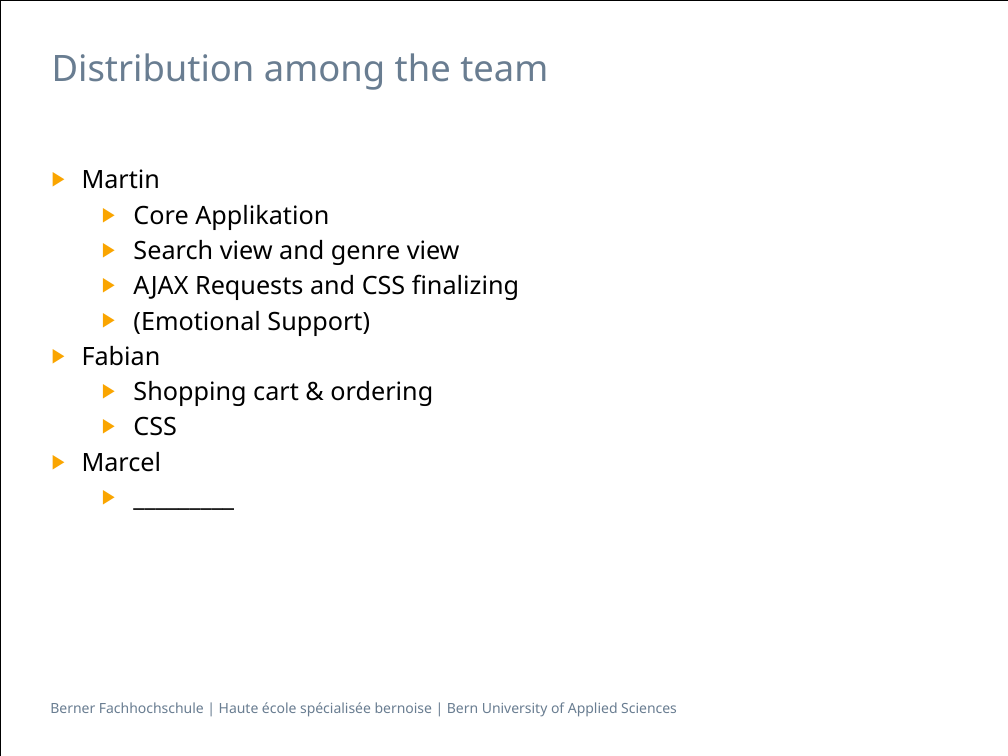
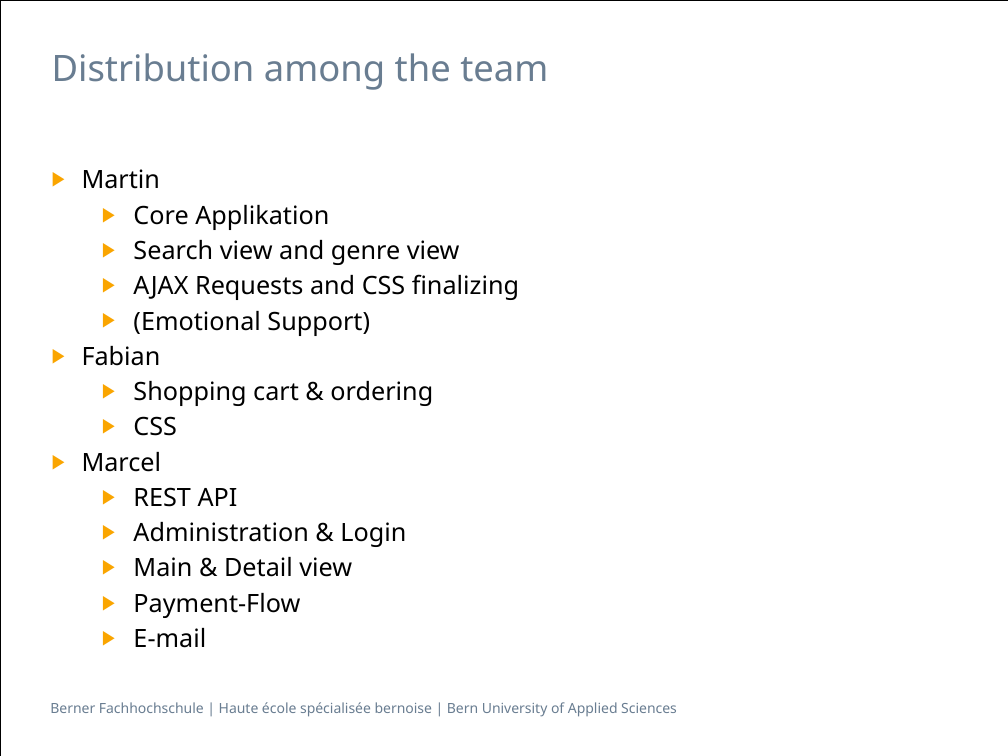
Before and after one commit to Makae/ch.bfh.bti7054.w2014.q.groot, a slide deck: slide 10 of trunk/doc/Presentation.pptx. Drawn at 1008x756 pixels with LibreOffice and Linux fonts; fonts in the diff are those of the drawing. Boxes give left, top, right and bottom in pixels: in the first picture for what was removed or moved away, otherwise in the second. Text is boxed around its words. In the diff, an @@ line names an element or a change of style, - is before the commit and + after.

Commit message:
so jetzt aber

```diff
--- a/trunk/doc/Presentation.pptx
+++ b/trunk/doc/Presentation.pptx
@@ text at box(133, 487, 406, 648): text changed @@
-  ▶ _________
+  ▶ REST API
+  ▶ Administration & Login
+  ▶ Main & Detail view
+  ▶ Payment-Flow
+  ▶ E-mail
```
